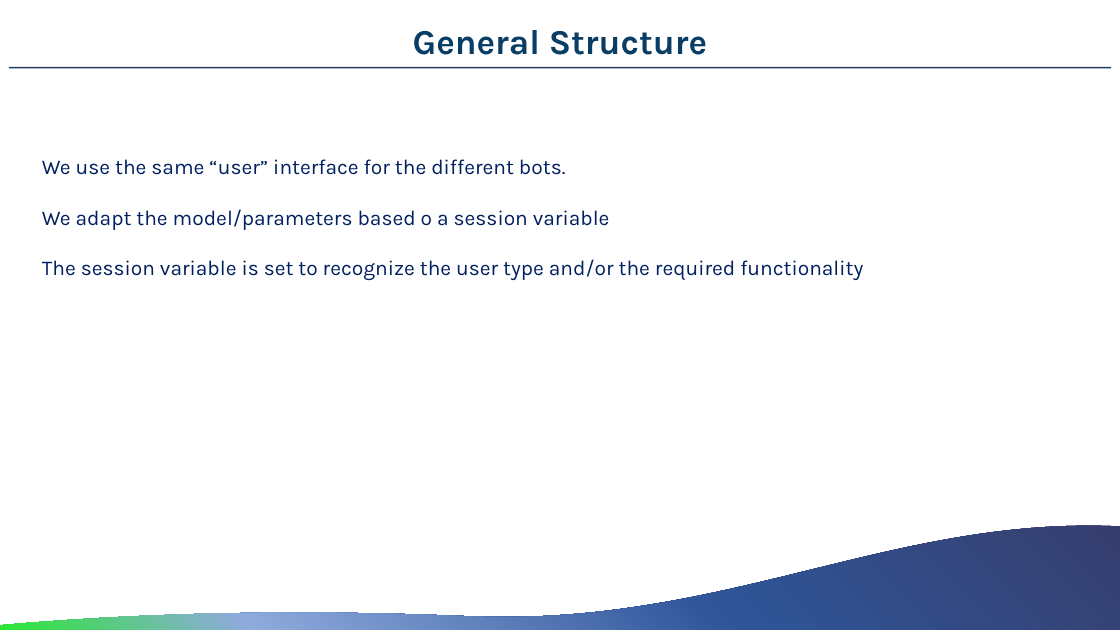
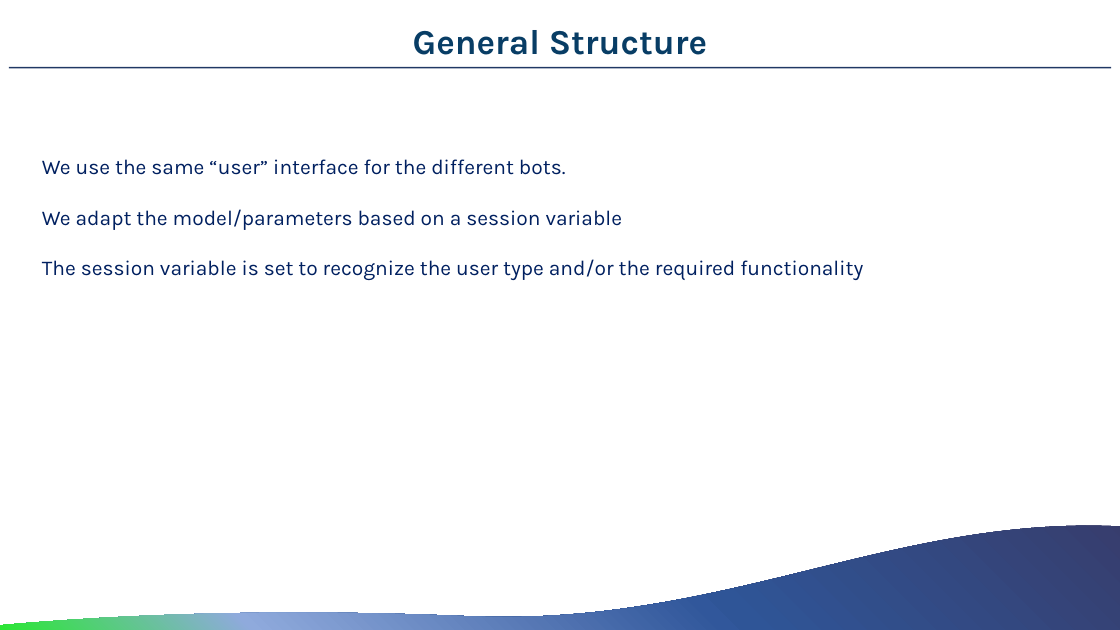
Before and after one commit to MerloSimone/HackatonUnox, a slide deck: slide 10 of Slides/PresentationDS.pptx. Drawn at 1120x630 pixels with LibreOffice and Linux fonts; fonts in the diff are those of the drawing. Boxes give left, top, right and bottom in pixels: in the first picture for what was removed or moved away, otherwise in the second. Text is boxed around its words. In the diff, an @@ line names an element or a change of style, - is before the commit and + after.

Commit message:
slides

```diff
--- a/Slides/PresentationDS.pptx
+++ b/Slides/PresentationDS.pptx
@@ text at box(42, 209, 623, 230): text changed @@
-We adapt the model/parameters based o a session variable
+We adapt the model/parameters based on a session variable
```
Also in this commit, not shown: 2 other slides changed, 2 slides added.
